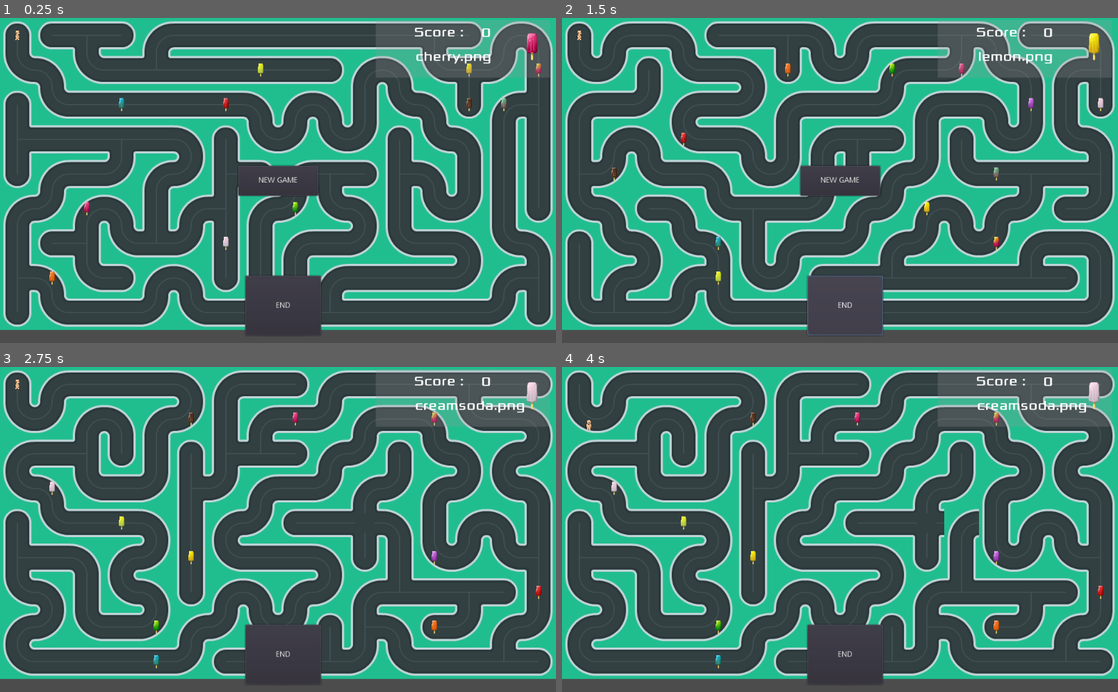
Above: before the commit, frames 1-4 (two rows, left to right).
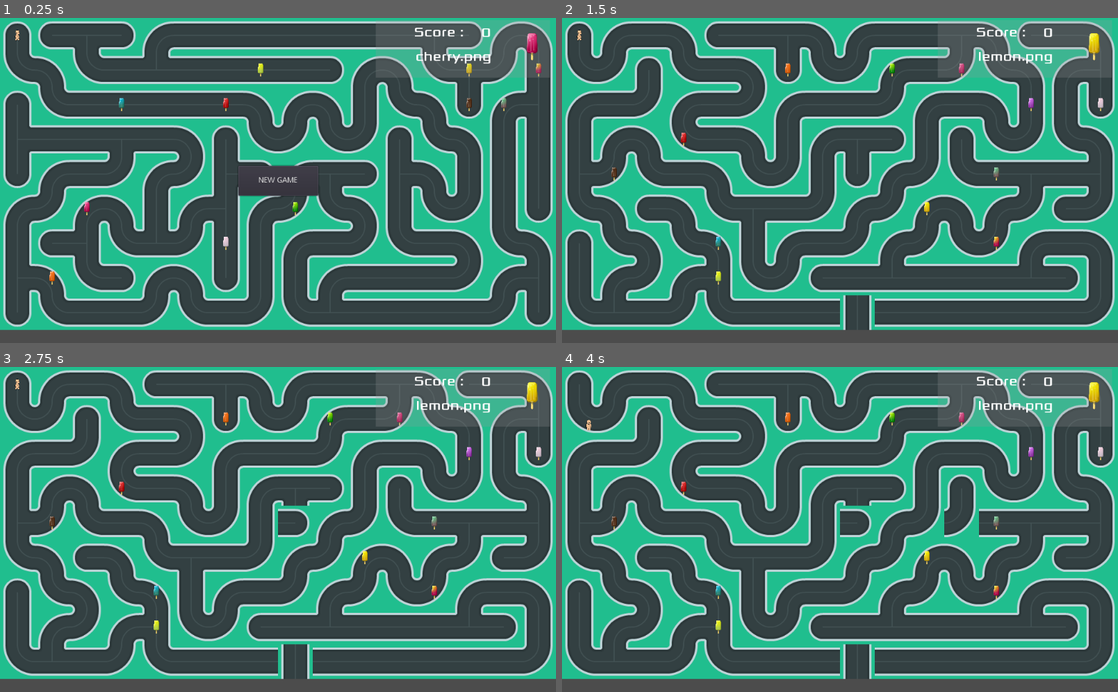
Above: after the commit, the same moments.

Repository: arsany007/BollyTheMalt
Game: Godot game, scene res://Maze.tscn
Same seed, same stepped clock (60 frames per second), same inputs: the game is played once before the commit and once after it.
Inputs (mouse positions are in pixels of both pictures, inside the frame that each line leads up to):
- Up to frame 1 (0.25 s): no input
- Up to frame 2 (1.5 s): click "NEW GAME" at 0.5 s; click (845, 304) at 1.25 s, where only the run before the commit has a clickable "END"
- Up to frame 3 (2.75 s): click (278, 529) at 2 s, where only the run before the commit has a clickable "NEW GAME"
- Up to frame 4 (4 s): tap Enter at 2.75 s; move the mouse to (962, 513) at 2.77 s; hold Right (ui_right) 2.78-3.53 s; click (962, 513) at 2.92 s; tap Space at 3.5 s; move the mouse to (728, 545) at 3.52 s; hold Down (ui_down) from 3.53 s (still down)

The runs differ from the first frame. In frame 1, 1.0% of the frame differs, in the area x 44-58%, y 79-98%; in frame 2, 1.8%; in frame 3, 38%, in the area x 0-100%, y 0-98%; in frame 4, 38%.

Commit message:
Document TileSet value explaination

Diff:
--- a/HUD.tscn
+++ b/HUD.tscn
@@ -117,6 +117,7 @@
 anims/GameOverAnimi = SubResource( 4 )
 
 [node name="Button2" type="Button" parent="."]
+visible = false
 margin_left = 452.0
 margin_top = 476.0
 margin_right = 591.0
--- a/Maze.gd
+++ b/Maze.gd
@@ -55,8 +55,12 @@
 		elif stack:
 			current = stack.pop_back()
 		#yield(get_tree(), 'idle_frame')
+	ReplaceDeadEnds()
 	#RandomRotate()
 	AddIcePoops()
+
+func ReplaceDeadEnds():
+	pass
 
 func AddIcePoops():
 
Binary file added: road/TileMapExample.jpg
Not shown, changed: README.md
